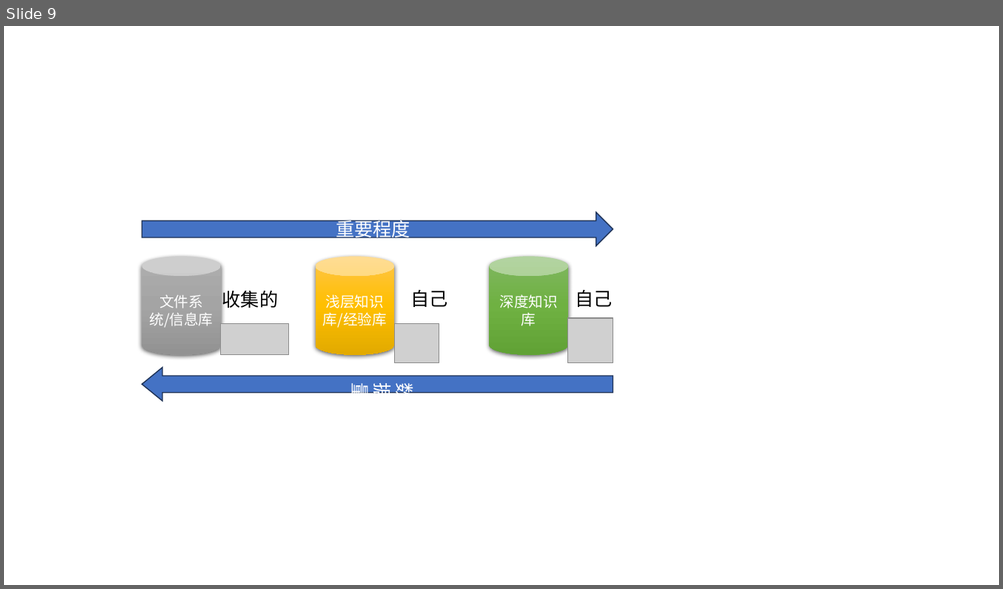
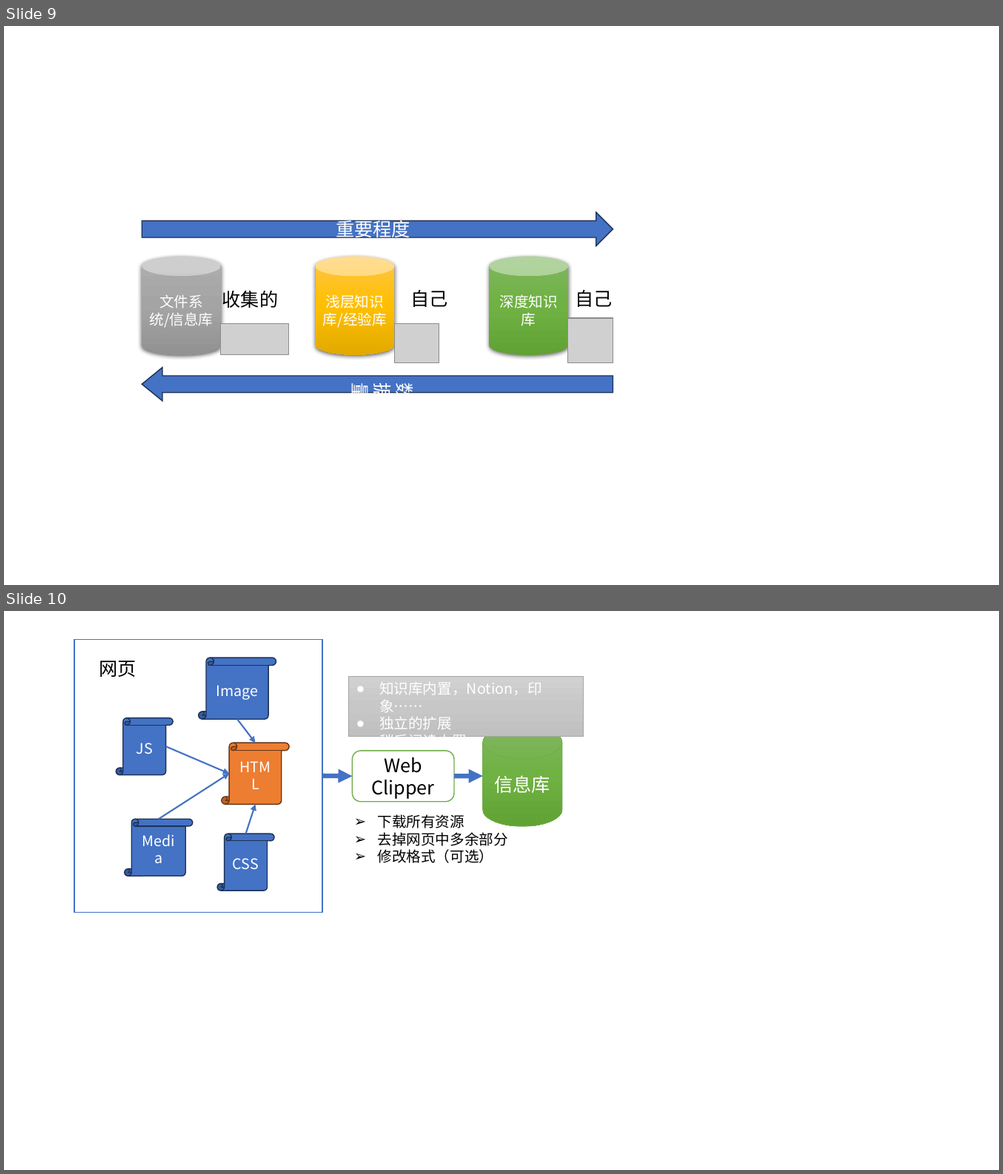
Before and after one commit to 51xpage/51xpage.github.com, a slide deck: images/2023-07-19-ru-he-da-jian-shu-yu-zi-ji-de-zhi-shi-shou-ji-zheng-li-jia-gong-ti-xi/知识管理各种图片.pptx. Shown one above the other, each under a label of ours: slide 9 before the commit, slides 9 and 10 after it. The pictures are 1003x589 and 1003x1174 pixels, drawn with LibreOffice and Linux fonts; fonts in the diff are those of the drawing; grey boxes stand for pictures. Boxes give left, top, right and bottom in pixels: in the first picture for what was removed or moved away, otherwise in the second. Text is boxed around its words. In the diff, an @@ line names an element or a change of style, - is before the commit and + after.

```diff
--- a/images/2023-07-19-ru-he-da-jian-shu-yu-zi-ji-de-zhi-shi-shou-ji-zheng-li-jia-gong-ti-xi/知识管理各种图片.pptx
+++ b/images/2023-07-19-ru-he-da-jian-shu-yu-zi-ji-de-zhi-shi-shou-ji-zheng-li-jia-gong-ti-xi/知识管理各种图片.pptx
@@ slide 10 added at [4,611,999,1170], background #FFFFFF @@
@@ rectangle added at [74,639,323,912], fill #FFFFFF, outline #4472C4 1 pt @@
@@ text added at [99,661,136,677], 18 pt, text #000000 @@
+网页
@@ vertical scroll added at [199,658,276,720], fill #4472C4, outline #1E3256 1 pt, 14 pt, text #FFFFFF @@
+Image
@@ rectangle added at [349,676,583,736], fill gradient #D2D2D2 to #C8C8C8 to #C0C0C0, outline #A5A5A5 0.5 pt, 14 pt, text #FFFFFF @@
+● 知识库内置，Notion，印象……
+● 独立的扩展
+● 稍后阅读内置
@@ vertical scroll added at [116,718,173,775], fill #4472C4, outline #1E3256 1 pt, 14 pt, text #FFFFFF @@
+JS
@@ arrow added from (238, 719) to (256, 743), #4472C4 1.5 pt @@
@@ vertical scroll added at [221,743,289,805], fill #ED7D31, outline #683715 1 pt, 14 pt, text #FFFFFF @@
+HTML
@@ cylinder added at [482,726,562,826], fill gradient #81B861 to #6FB242 to #62A336, outline #70AD47 0.5 pt, 18 pt, text #FFFFFF @@
+信息库
@@ arrow added from (166, 747) to (229, 774), #4472C4 1.5 pt @@
@@ rounded rectangle added at [353,751,455,801], fill #FFFFFF, outline #70AD47 1 pt, 18 pt, text #000000 @@
+Web Clipper
@@ arrow added from (159, 819) to (229, 774), #4472C4 1.5 pt @@
@@ arrow added from (323, 776) to (353, 777), #4472C4 4.5 pt @@
@@ arrow added from (454, 777) to (482, 776), #4472C4 4.5 pt @@
@@ arrow added from (246, 834) to (256, 804), #4472C4 1.5 pt @@
@@ vertical scroll added at [124,819,192,876], fill #4472C4, outline #1E3256 1 pt, 14 pt, text #FFFFFF @@
+Media
@@ text added at [377,815,508,863], 14 pt, text #000000 @@
+➢ 下载所有资源
+➢ 去掉网页中多余部分
+➢ 修改格式（可选）
@@ vertical scroll added at [217,834,274,891], fill #4472C4, outline #1E3256 1 pt, 14 pt, text #FFFFFF @@
+CSS
```
Also in this commit, not shown: 3 other slides added, 9 other files.
